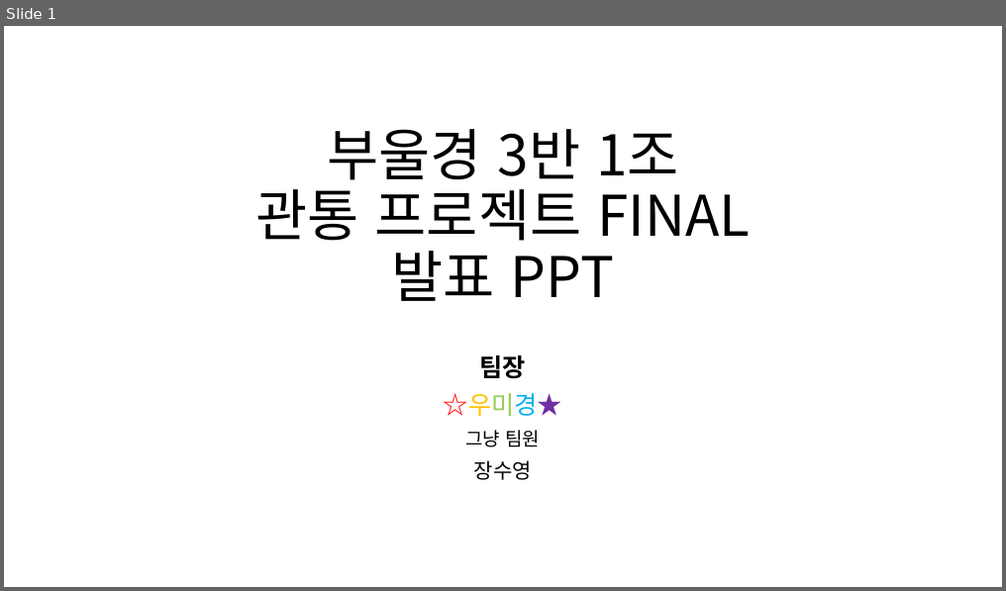
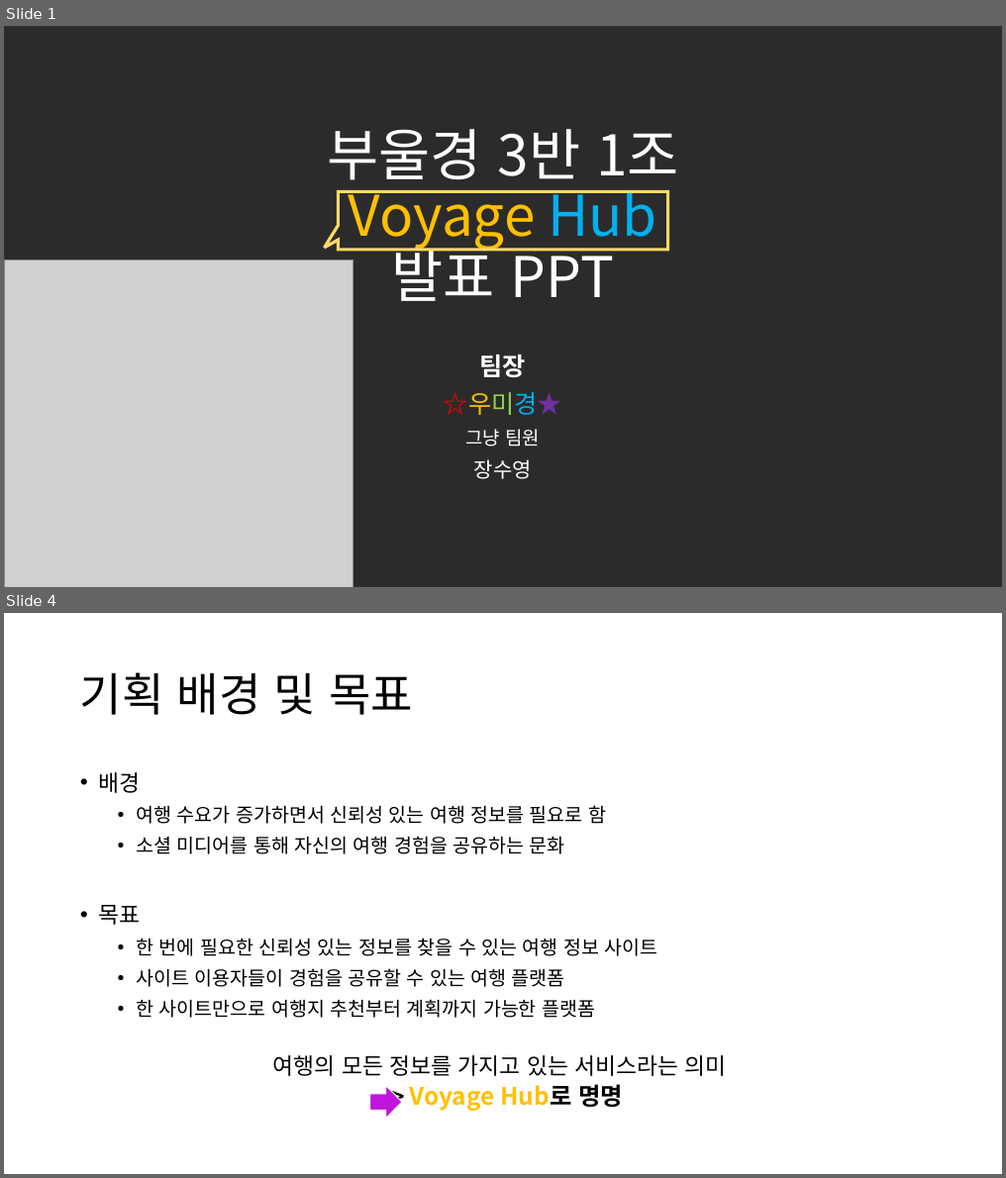
Before and after one commit to Grat3Su/EnjoyTrip, a slide deck: 부울경 3반 1조.pptx. Shown one above the other, each under a label of ours: slide 1 before the commit, slides 1 and 4 after it; the slides between them are not shown. The pictures are 1006x591 and 1006x1178 pixels, drawn with LibreOffice and Linux fonts; fonts in the diff are those of the drawing; grey boxes stand for pictures; background and template pictures are left out; a plain dark background stands for a picture behind light text. Boxes give left, top, right and bottom in pixels: in the first picture for what was removed or moved away, otherwise in the second. Text is boxed around its words. In the diff, an @@ line names an element or a change of style, - is before the commit and + after.

```diff
--- a/부울경 3반 1조.pptx
+++ b/부울경 3반 1조.pptx
@@ slide 4 added at <box>4,613,1002,1174</box>, background #FFFFFF @@
@@ title added at <box>80,672,413,715</box>, 44 pt, text #000000 @@
+기획 배경 및 목표
@@ text added at <box>99,772,727,1111</box>, 18.6 pt, text #000000 @@
+• 배경
+  • 여행 수요가 증가하면서 신뢰성 있는 여행 정보를 필요로 함
+  • 소셜 미디어를 통해 자신의 여행 경험을 공유하는 문화
+• 목표
+  • 한 번에 필요한 신뢰성 있는 정보를 찾을 수 있는 여행 정보 사이트
+  • 사이트 이용자들이 경험을 공유할 수 있는 여행 플랫폼
+  • 한 사이트만으로 여행지 추천부터 계획까지 가능한 플랫폼
+여행의 모든 정보를 가지고 있는 서비스라는 의미
+-> Voyage Hub로 명명
@@ right arrow added at <box>370,1086,402,1119</box>, fill #C016DC, outline #FFFFFF 1 pt @@
@@ slide 1 changed as well @@
@@ background #FFFFFF to picture (left out) @@
@@ title at <box>327,129,679,301</box>: text changed; text colour #000000 to #FFFFFF @@
-부울경 3반 1조
-관통 프로젝트 FINAL
-발표 PPT
+부울경 3반 1조
+Voyage Hub
+발표 PPT
@@ speech box added at <box>338,191,668,249</box>, outline #FFD966 3 pt @@
@@ picture added at <box>4,261,352,587</box> @@
@@ triangle added at <box>4,350,262,586</box>, fill #FFFFFF, outline #FFFFFF 1 pt @@
@@ subtitle at <box>466,355,541,479</box>: text colour #000000 to #FFFFFF in "팀장", "그냥 팀원", "장수영" @@
```
Also in this commit, not shown: 5 other slides changed, 8 other slides added, 2 slides removed, 5 other files.
